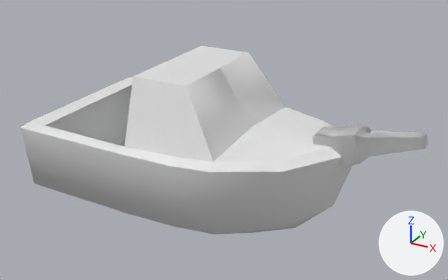
One commit to the FBX model Assets/Boat/sm_boat_hull.fbx: the scene before it, then after it.
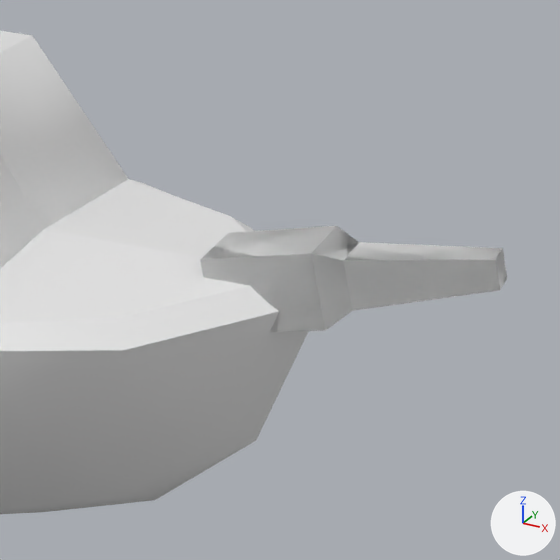
Each version appears first whole from a 50 mm lens placed at (4.92, -7.95, 4.58), pointed at (0.52, 0.04, 0.58), and next in a close-up on the part from 53% to 100% of the width and 14% to 90% of the height. Arrows for +X, +Y and +Z are at lower right; the lights stay in place. The first two pictures are the older version. Where no turn or scale is listed for an object, it has been applied to the vertices.

Before the edit, the objects in view are built like this:
```python
me_cube_001 = bpy.data.meshes.new('Cube.001')
me_cube_001.from_pydata(...)  # 91 vertices, 86 faces; spans x -2.34..3.64, y -1.49..1.49, z -1.07..1.79
me_cube_001.materials.append(mat_boat_hull)  # white #e7e7e7
ob_sm_boat_hull = bpy.data.objects.new('sm_boat_hull', me_cube_001)
ob_sm_boat_hull.location = (0.0, 0.0, 0.0)
```
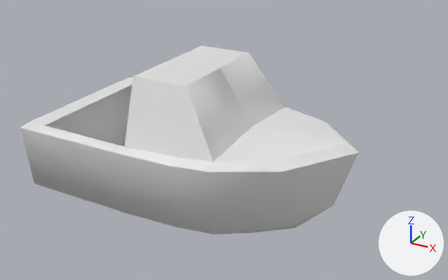
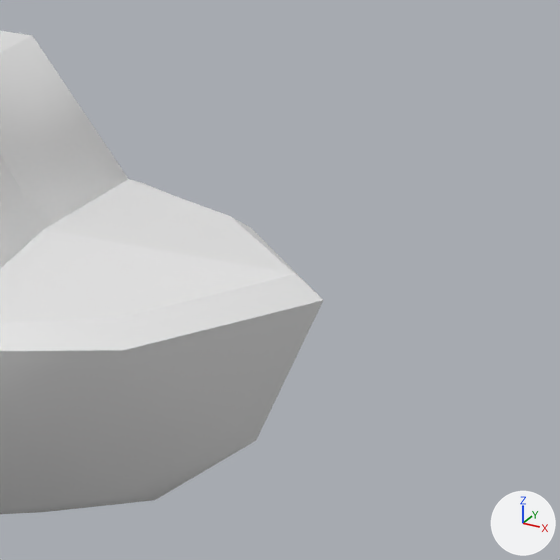
Patch to the scene script:
```diff
--- a/Assets/Boat/sm_boat_hull.fbx.py
+++ b/Assets/Boat/sm_boat_hull.fbx.py
@@ me_cube_001 @@
 # used by ob_sm_boat_hull; location = (0.0, 0.0, 0.0)
-me_cube_001.from_pydata(...)  # 91 vertices, 86 faces; spans x -2.34..3.64, y -1.49..1.49, z -1.07..1.79
+me_cube_001.from_pydata(...)  # 59 vertices, 58 faces; spans x -2.34..2.73, y -1.49..1.49, z -1.07..1.79
+# me_cube_001 part 1: the loose piece of 16 vertices spanning x 2.09..3.64, y -0.22..0.22, z 0.64..1.32 is deleted
+# me_cube_001 part 2: the loose piece of 16 vertices spanning x 2.09..3.64, y -0.22..0.22, z 0.64..1.32 is deleted
 me_cube_001.materials.append(mat_boat_hull)
```

Pixel boxes [x1, y1, x2, y2] of what changed, in the close-ups (560 x 560 px):
'sm_boat_hull', reshaped: before [0, 31, 507, 514]; after [0, 31, 323, 514]
part 1 of me_cube_001, deleted: before [200, 226, 507, 332]
part 2 of me_cube_001, deleted: before [200, 226, 507, 332]
